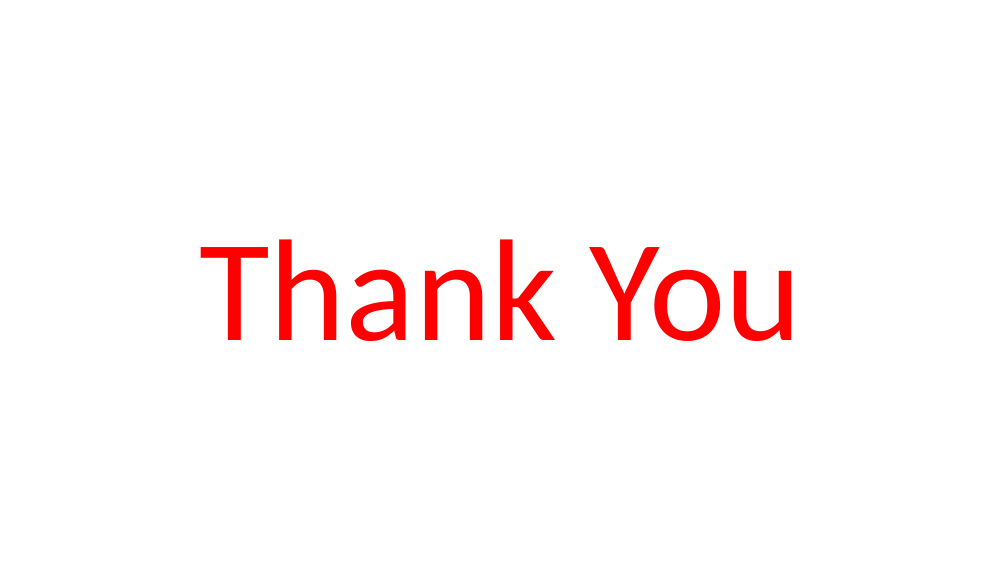
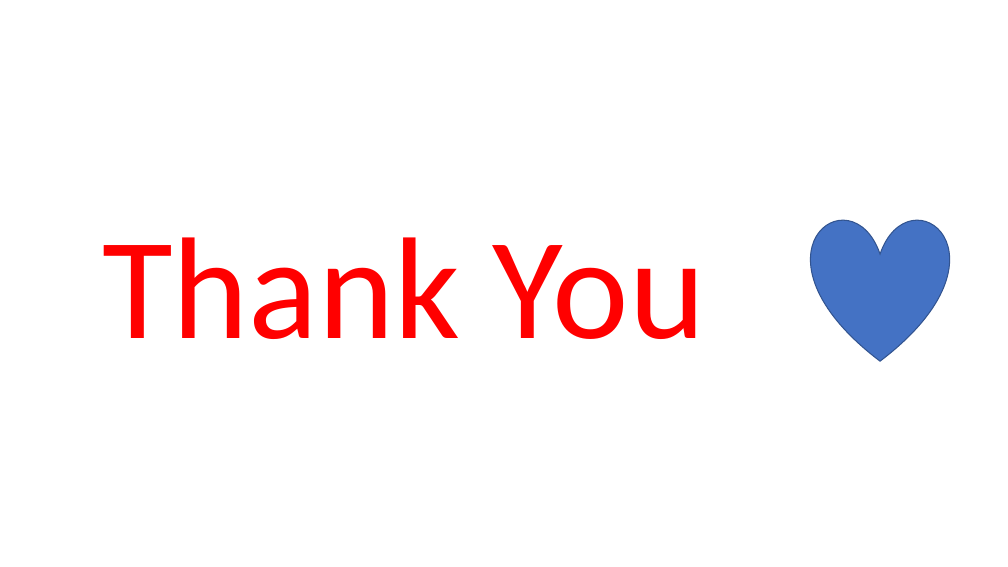
Before and after one commit to dhchoi-lazy/sesac-practice, a slide deck: slide 3 of branch.pptx. Drawn at 1008x567 pixels with LibreOffice and Linux fonts; fonts in the diff are those of the drawing. Boxes give left, top, right and bottom in pixels: in the first picture for what was removed or moved away, otherwise in the second. Text is boxed around its words. In the diff, an @@ line names an element or a change of style, - is before the commit and + after.

Commit message:
add heart

```diff
--- a/branch.pptx
+++ b/branch.pptx
@@ text "Thank You": place and size @@
-text "Thank You" at <box>199,239,802,341</box>
+text "Thank You" at <box>102,237,705,339</box>
@@ heart added at <box>811,219,950,361</box>, fill #4472C4, outline #325491 1 pt @@
```
